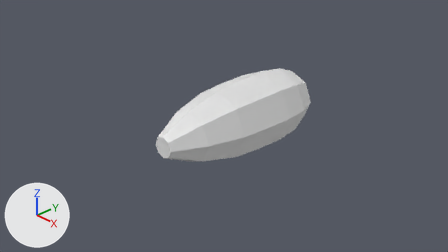
Renders of the Blender file Airplane/Airplane.blend from each side of a commit.
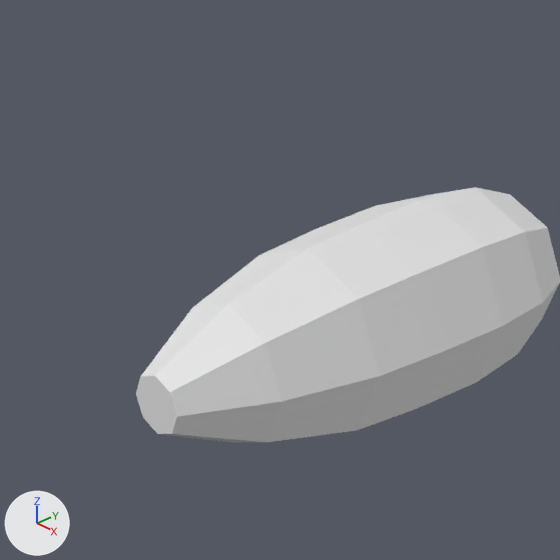
There are two pictures of each version: one from the file's camera 'Camera', one close up on the part from 24% to 69% of the width and 0% to 81% of the height. The axes (+X, +Y, +Z) are drawn at lower left. The lights are the same throughout.

The older version as bpy lines, for what is in view:
```python
me_cylinder = bpy.data.meshes.new('Cylinder')
me_cylinder.from_pydata(...)  # 56 vertices, 50 faces; spans x -0.72..0.72, y -0.72..0.72, z -1.84..1.39
ob_cylinder = bpy.data.objects.new('Cylinder', me_cylinder)
ob_cylinder.location = (0.0, 0.0, 0.0)
ob_cylinder.rotation_euler = (1.571, 0.0, 0.0)  # degrees (90, 0, 0)
```
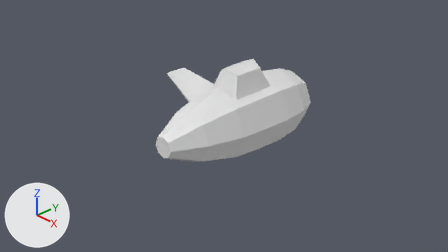
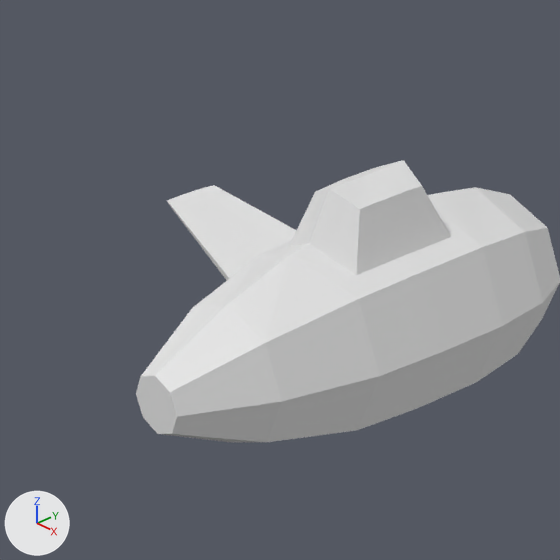
Pixel boxes [x1, y1, x2, y2] of what changed, in the close-ups (560 x 560 px):
```json
{"object": "Cylinder", "change": "reshaped", "before": [136, 187, 560, 442], "after": [136, 160, 560, 442]}
{"part": 1, "of": "me_cylinder", "change": "built on", "before": [193, 187, 525, 343], "after": [167, 160, 525, 343]}
```

Scene script edits in JSON lines:
```json
{"block": "me_cylinder", "where": "# used by ob_cylinder; location = (0.0, 0.0, 0.0); rotation_euler = (1.571, 0.0, 0.0), in degrees (90, 0, 0)"}
{"op": "remove", "block": "me_cylinder", "code": "me_cylinder.from_pydata(...)  # 56 vertices, 50 faces; spans x -0.72..0.72, y -0.72..0.72, z -1.84..1.39"}
{"op": "add", "block": "me_cylinder", "code": "me_cylinder.from_pydata(...)  # 88 vertices, 82 faces; spans x -2.56..0.72, y -0.72..1.04, z -1.84..1.39"}
{"block": "me_cylinder", "change": "me_cylinder part 1"}
{"block": "me_cylinder", "change": "1 vertex is removed from x 0.0, y 0.7, z -0.4"}
{"block": "me_cylinder", "change": "7 faces are deleted"}
{"block": "me_cylinder", "change": "2 vertices move from x 0.0, y 0.67..0.72, z -0.99..0.13 to x 0.0, y 0.67..0.72, z -1.11..0.28"}
{"block": "me_cylinder", "change": "33 vertices are added at x -2.56..0.35, y -0.31..1.04, z -1.26..0.11"}
{"block": "me_cylinder", "change": "39 new faces join them"}
```
